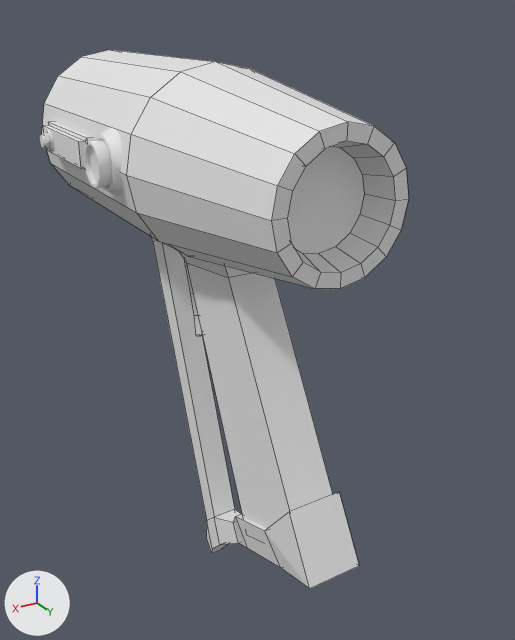
What one commit did to the Blender file PistolaBuena.blend.
One viewpoint serves both versions: a camera (50 mm lens) standing at (1.245, 2.719, 1.113) and looking at (-0.161, 0.376, -0.058). Arrows for +X, +Y and +Z are at lower left; the lights stay in place. Mesh edges are drawn as thin lines on the coarser meshes.
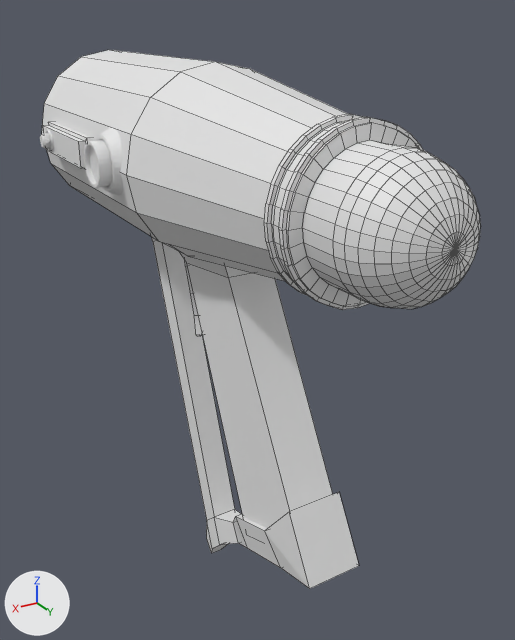
Commit message: Nueva pistola

The change, as a diff of the scene's bpy script:
```diff
--- a/PistolaBuena.blend.py
+++ b/PistolaBuena.blend.py
@@ me_sphere @@
+me_sphere.from_pydata(...)  # 705 vertices, 704 faces; spans x -1.27..1.29, y -1.47..1.11, z -1.55..0.59
@@ ob_sphere @@
+ob_sphere = bpy.data.objects.new('Sphere', me_sphere)
+ob_sphere.location = (0.0, 1.24, 0.631)
+ob_sphere.rotation_euler = (1.571, 0.0, 0.0)  # degrees (90, 0, 0)
+ob_sphere.scale = (0.209, 0.209, 0.209)
```

What differs and where, as boxes (x1, y1, x2, y2) in the pictures (515 x 640 px):
'Sphere', added: after (264, 114, 481, 310)
